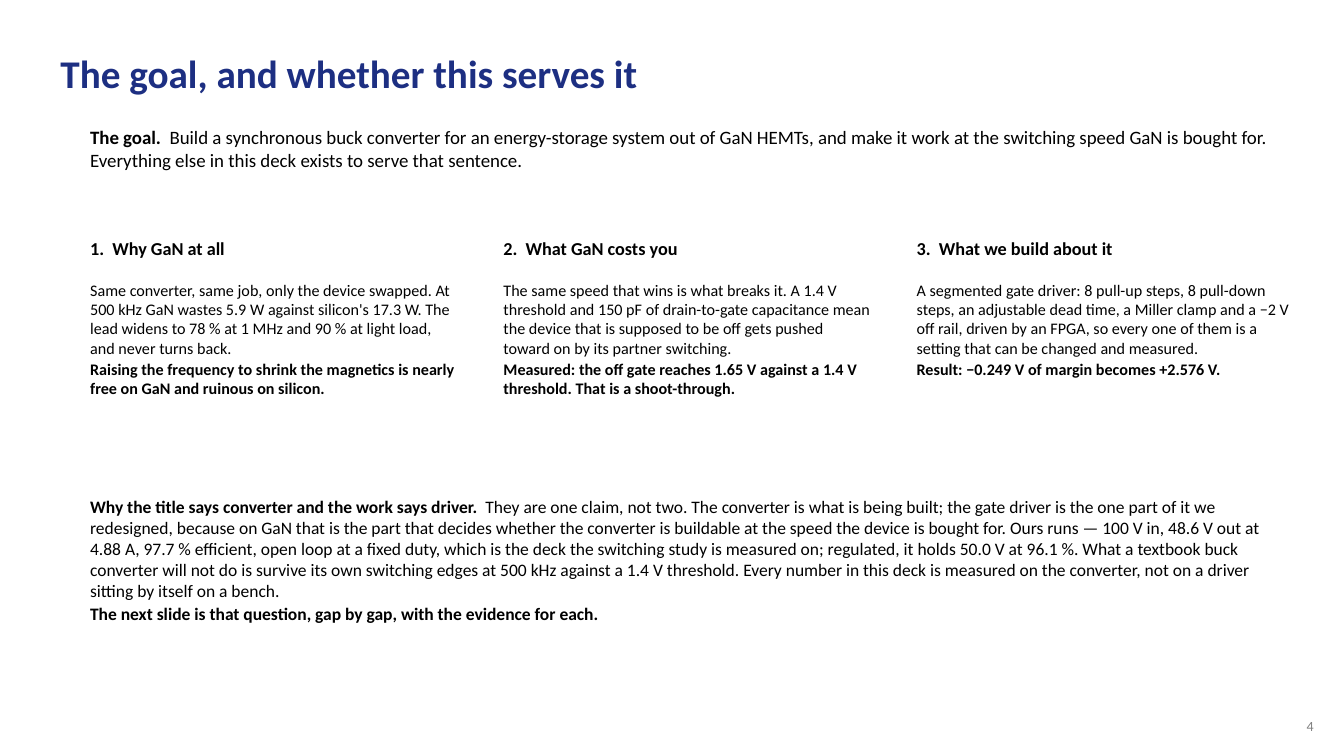
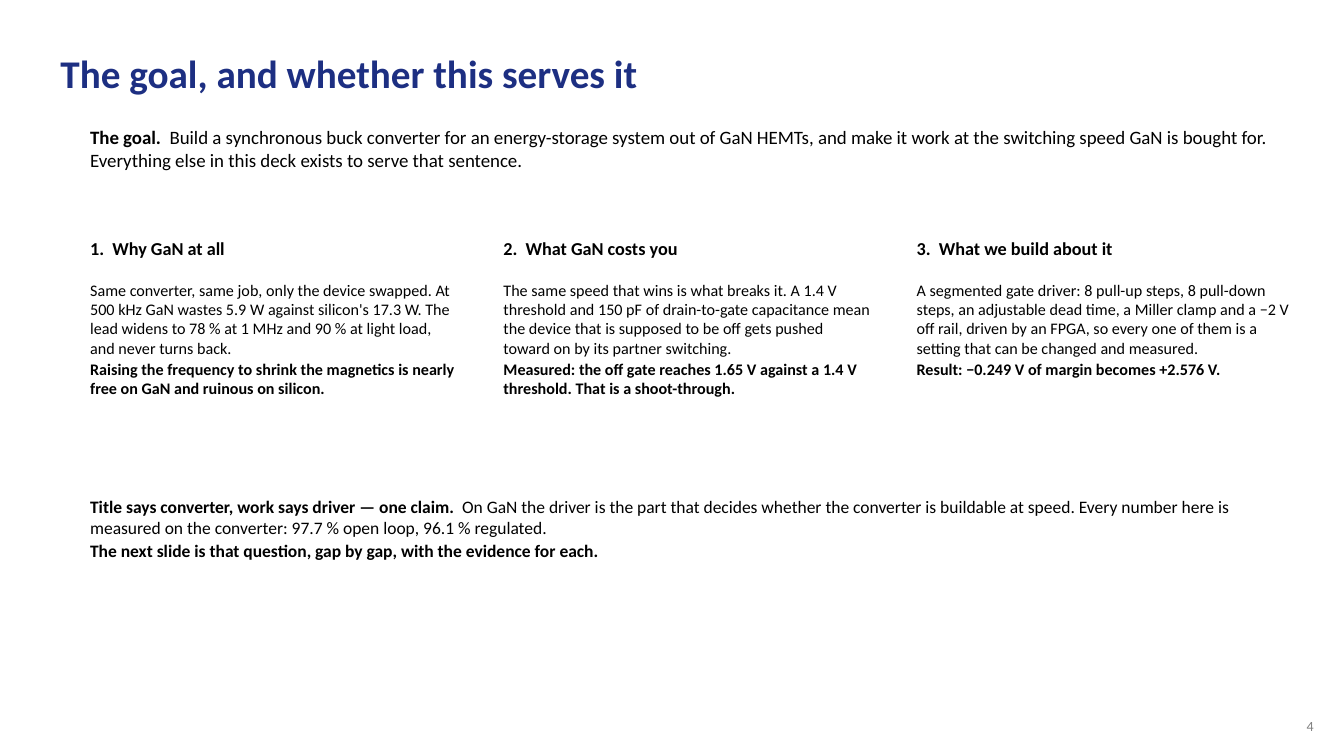
Before and after one commit to Amritha902/gan-driver, a slide deck: slide 4 of review/GaN_Review1_BACKUP.pptx. Drawn at 1344x756 pixels with LibreOffice and Linux fonts; fonts in the diff are those of the drawing. Boxes give left, top, right and bottom in pixels: in the first picture for what was removed or moved away, otherwise in the second. Text is boxed around its words. In the diff, an @@ line names an element or a change of style, - is before the commit and + after.

```diff
--- a/review/GaN_Review1_BACKUP.pptx
+++ b/review/GaN_Review1_BACKUP.pptx
@@ text at [90, 500, 1229, 537]: text changed @@
-Why the title says converter and the work says driver. They are one claim, not two. The converter is what is being built; the gate driver is the one part of it we redesigned, because on GaN that is the part that decides whether the converter is buildable at the speed the device is bought for. Ours runs — 100 V in, 48.6 V out at 4.88 A, 97.7 % efficient, open loop at a fixed duty, which is the deck the switching study is measured on; regulated, it holds 50.0 V at 96.1 %. What a textbook buck converter will not do is survive its own switching edges at 500 kHz against a 1.4 V threshold. Every number in this deck is measured on the converter, not on a driver sitting by itself on a bench.
+Title says converter, work says driver — one claim. On GaN the driver is the part that decides whether the converter is buildable at speed. Every number here is measured on the converter: 97.7 % open loop, 96.1 % regulated.
```
Also in this commit, not shown: 6 other files.
